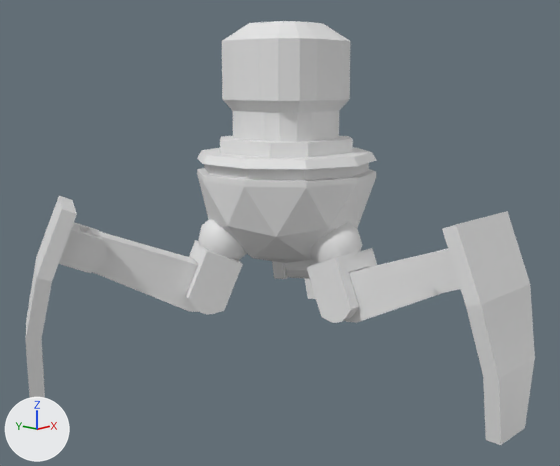
An edit to the Blender file mechanizedBrigade.blend, drawn before and after from the same camera.
Both versions are drawn from a 50 mm camera at (-6.36, -3.56, 2.23) aimed at (-0.36, 1.99, 0.62). Arrows for +X, +Y and +Z are at lower left; the lights stay in place.

Before the edit, the objects in view are built like this:
```python
me_cube_055 = bpy.data.meshes.new('Cube.055')
me_cube_055.from_pydata(...)  # 80 vertices, 66 faces; spans x -1.18..1.18, y -1.18..1.18, z -0.44..5.17
me_icosphere_001 = bpy.data.meshes.new('Icosphere.001')
me_icosphere_001.from_pydata(...)  # an icosphere of 80 faces spanning x -0.95..0.95, y -1.0..1.0, z -1.0..1.0
me_icosphere_001.polygons.foreach_set('use_smooth', [True] * 80)
me_plane_002 = bpy.data.meshes.new('Plane.002')
me_plane_002.from_pydata([(-0.45, -1.0, 0.61), (0.45, -1.0, 0.61), (-0.88, 1.0, 0.19), (0.88, 1.0, 0.19), (-0.88, 0.33, 0.47), (-0.67, -0.33, 0.61), (0.67, -0.33, 0.61), (0.88, 0.33, 0.47)], [], [(4, 7, 3, 2), (0, 1, 6, 5), (5, 6, 7, 4)])
ob_cube_024 = bpy.data.objects.new('Cube.024', me_cube_055)
ob_cube_024.location = (-0.004, 2.229, 1.68)
ob_cube_024.scale = (0.519, 0.519, 0.219)
ob_icosphere_002 = bpy.data.objects.new('Icosphere.002', me_icosphere_001)
ob_icosphere_002.location = (-0.618, 2.579, 0.502)
ob_icosphere_002.rotation_euler = (0.0, 0.0, -2.094)  # degrees (0, 0, -120)
ob_icosphere_002.scale = (0.294, 0.294, 0.294)
ob_plane_002 = bpy.data.objects.new('Plane.002', me_plane_002)
ob_plane_002.location = (-1.936, 3.34, 0.0)
ob_plane_002.rotation_euler = (1.571, 0.0, -2.094)  # degrees (90, 0, -120)
ob_plane_002.scale = (0.533, 1.0, 1.0)
_m = ob_plane_002.modifiers.new('Solidify', 'SOLIDIFY')
_m.thickness = 0.15
# also in view: 'Icosphere' at (0.0, 1.52, 0.5); 'Cube.019' at (0.0, 1.35, 0.11); 'Cylinder.016' at (0.0, 0.68, 0.21); 'Cube.020' at (0.0, -0.04, 0.54); 'Plane' at (0.0, -0.33, 0.0)
```
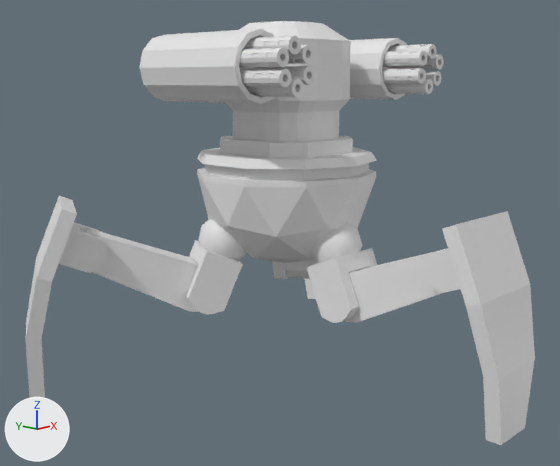
Commit message: Added the guns to the new tripod vehicle.

What differs and where, as boxes [x1, y1, x2, y2] in the pictures (560 x 466 px):
'Cylinder.020', added: after [139, 29, 407, 104]
'Cylinder.023', added: after [239, 48, 444, 70]
'Cylinder.025', added: after [246, 79, 433, 97]
'Cylinder.026', added: after [255, 66, 426, 85]
'Cylinder.024', added: after [240, 69, 442, 88]
'Cylinder.022', added: after [243, 36, 437, 60]
'Cylinder.021', added: after [288, 45, 427, 67]

The change in detail:
Mesh me_cylinder_039 is new.
It has 144 vertices, 134 faces and spans x -1.0..1.0, y -1.0..1.0, z -1.78..1.0.
Mesh me_cylinder_037 is new.
It has 60 vertices, 50 faces and spans x -1.0..1.0, y -1.0..1.0, z -1.0..1.22.
Object 'Cylinder.026' (ob_cylinder_026) is new; it shows me_cylinder_039.
Its location is (0.92, 1.517, 2.265).
Its rotation in degrees is (-90, 180, 0).
Its scale is (0.0812, 0.0812, 0.235).
It gains a MIRROR modifier named 'Mirror'.
Modifier setting: mirror_object = ob_cube_024.
Object 'Cylinder.025' (ob_cylinder_025) is new; it shows me_cylinder_039.
Its location is (1.077, 1.517, 2.153).
Its rotation in degrees is (-90, 180, 0).
Its scale is (0.0812, 0.0812, 0.235).
It gains a MIRROR modifier named 'Mirror'.
Modifier setting: mirror_object = ob_cube_024.
Object 'Cylinder.024' (ob_cylinder_024) is new; it shows me_cylinder_039.
Its location is (1.241, 1.517, 2.241).
Its rotation in degrees is (-90, 180, 0).
Its scale is (0.0812, 0.0812, 0.235).
It gains a MIRROR modifier named 'Mirror'.
Modifier setting: mirror_object = ob_cube_024.
Object 'Cylinder.023' (ob_cylinder_023) is new; it shows me_cylinder_039.
Its location is (1.274, 1.517, 2.416).
Its rotation in degrees is (-90, 180, 0).
Its scale is (0.0812, 0.0812, 0.235).
It gains a MIRROR modifier named 'Mirror'.
Modifier setting: mirror_object = ob_cube_024.
Object 'Cylinder.022' (ob_cylinder_022) is new; it shows me_cylinder_039.
Its location is (1.121, 1.517, 2.523).
Its rotation in degrees is (-90, 180, 0).
Its scale is (0.0812, 0.0812, 0.235).
It gains a MIRROR modifier named 'Mirror'.
Modifier setting: mirror_object = ob_cube_024.
Object 'Cylinder.021' (ob_cylinder_021) is new; it shows me_cylinder_039.
Its location is (0.939, 1.517, 2.452).
Its rotation in degrees is (-90, 180, 0).
Its scale is (0.0812, 0.0812, 0.235).
It gains a MIRROR modifier named 'Mirror'.
Modifier setting: mirror_object = ob_cube_024.
Object 'Cylinder.020' (ob_cylinder_020) is new; it shows me_cylinder_037.
Its location is (1.092, 2.229, 2.344).
Its rotation in degrees is (-90, 180, 0).
Its scale is (0.339, 0.339, 0.689).
It gains a MIRROR modifier named 'Mirror'.
Modifier setting: mirror_object = ob_cube_024.
